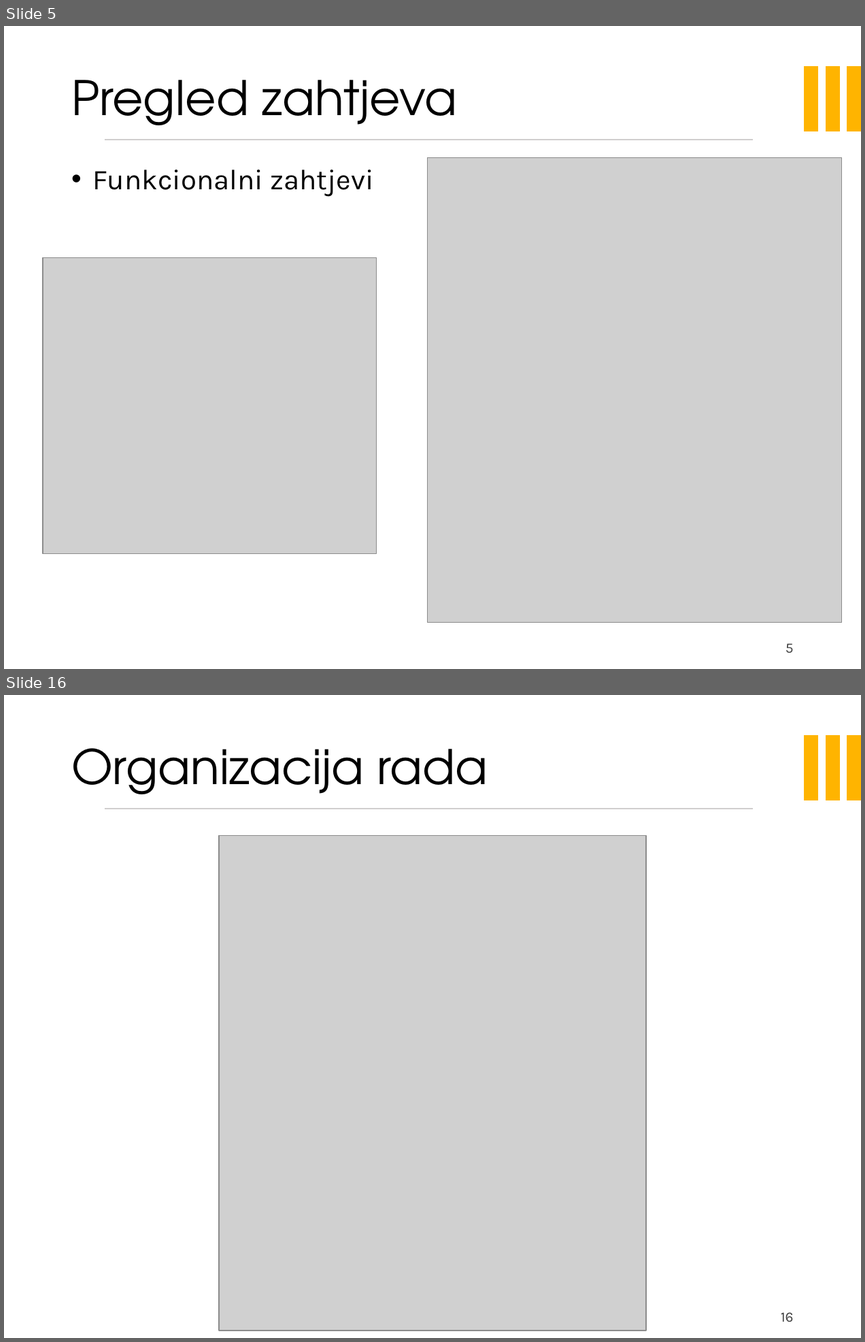
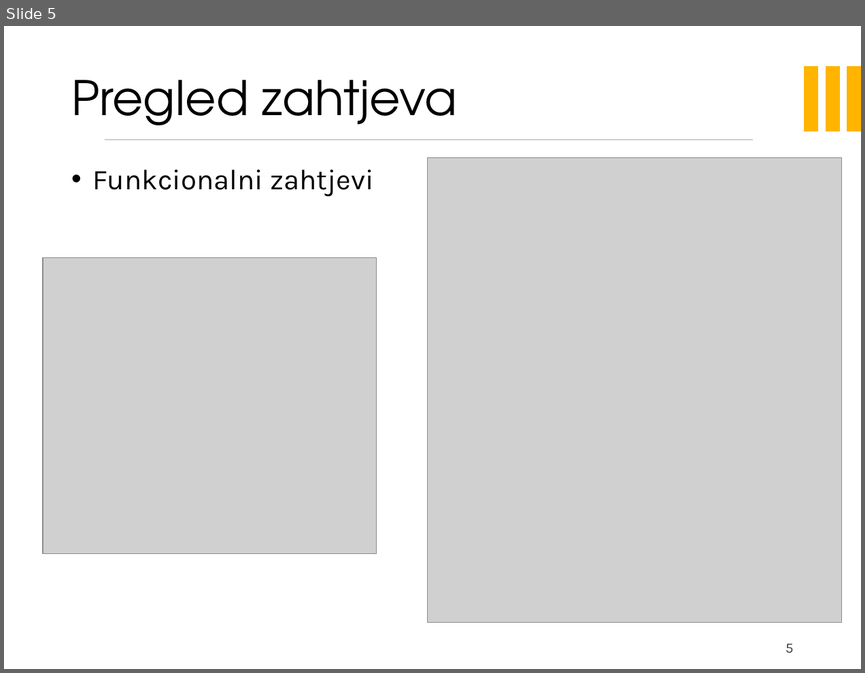
Before and after one commit to filip-ljubotina/zoolanders, a slide deck: PROGI_projekt.pptx. Shown one above the other, each under a label of ours: slides 5 and 16 before the commit, slide 5 after it; the slides between them are not shown. The pictures are 865x1342 and 865x673 pixels, drawn with LibreOffice and Linux fonts; fonts in the diff are those of the drawing; grey boxes stand for pictures; background and template pictures are left out. Boxes give left, top, right and bottom in pixels: in the first picture for what was removed or moved away, otherwise in the second. Text is boxed around its words. In the diff, an @@ line names an element or a change of style, - is before the commit and + after.

```diff
--- a/PROGI_projekt.pptx
+++ b/PROGI_projekt.pptx
@@ slide 16 removed at (x1=4, y1=695, x2=861, y2=1338), background picture (left out); not listed: 4 template elements that a slide beside it also shows @@
@@ title removed at (x1=71, y1=748, x2=487, y2=794) @@
-Organizacija rada
@@ picture removed at (x1=219, y1=836, x2=646, y2=1331) @@
@@ page number removed at (x1=781, y1=1312, x2=793, y2=1321) @@
-16
```
Also in this commit, not shown: 12 slides changed, 1 slide added.
